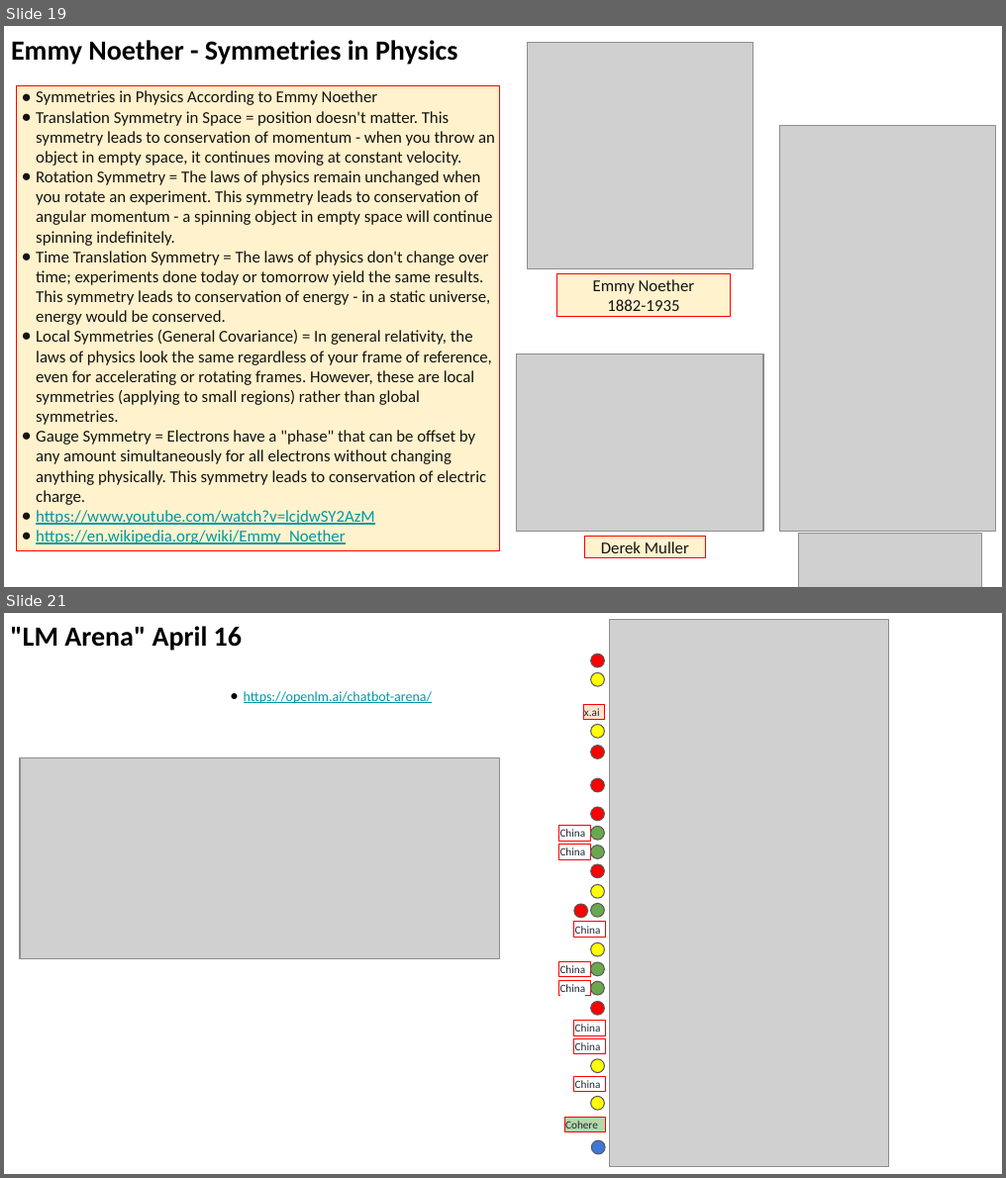
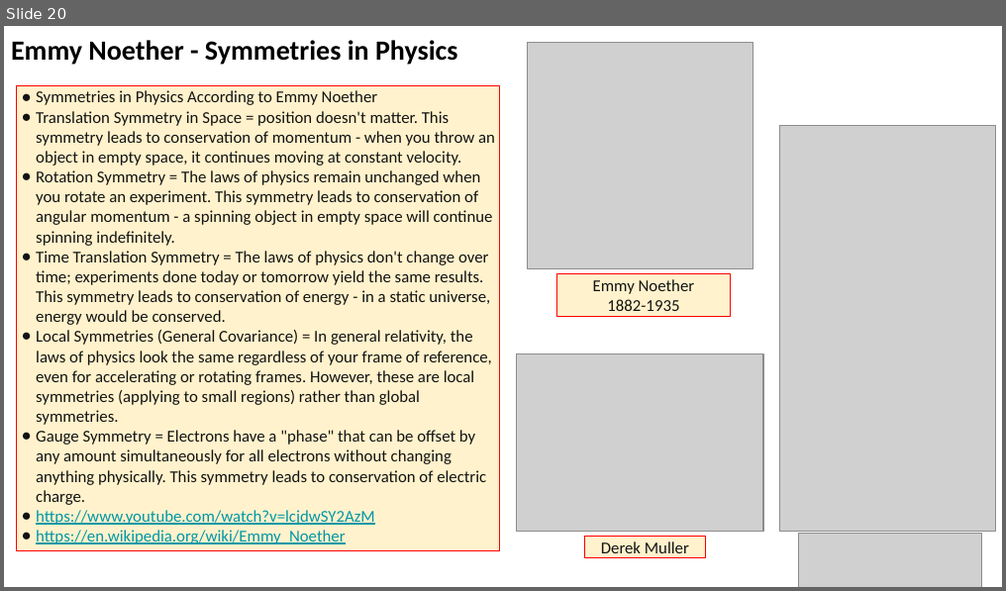
Before and after one commit to lselector/seminar, a slide deck: 2025/2025-04-18-AI-Updates.pptx. Shown one above the other, each under a label of ours: slides 19 and 21 before the commit, slide 20 after it; the slides between them are not shown. The pictures are 1006x1178 and 1006x591 pixels, drawn with LibreOffice and Linux fonts; fonts in the diff are those of the drawing; grey boxes stand for pictures. Boxes give left, top, right and bottom in pixels: in the first picture for what was removed or moved away, otherwise in the second. Text is boxed around its words. In the diff, an @@ line names an element or a change of style, - is before the commit and + after.

```diff
--- a/2025/2025-04-18-AI-Updates.pptx
+++ b/2025/2025-04-18-AI-Updates.pptx
@@ slide 21 removed at <box>4,613,1002,1174</box>, background #FFFFFF @@
@@ text removed at <box>10,626,242,651</box> @@
-"LM Arena" April 16
@@ picture removed at <box>610,619,888,1166</box> @@
@@ ellipse removed at <box>591,654,605,667</box> @@
@@ text removed at <box>244,691,432,704</box> @@
-● https://openlm.ai/chatbot-arena/
@@ ellipse removed at <box>591,672,605,687</box> @@
@@ rectangle removed at <box>583,704,604,719</box> @@
-x.ai
@@ ellipse removed at <box>591,725,605,739</box> @@
@@ picture removed at <box>20,758,499,959</box> @@
@@ ellipse removed at <box>591,746,605,760</box> @@
@@ ellipse removed at <box>591,778,605,792</box> @@
@@ ellipse removed at <box>591,807,605,821</box> @@
@@ rectangle removed at <box>558,826,590,841</box> @@
-China
@@ rectangle removed at <box>558,845,590,860</box> @@
-China
@@ ellipse removed at <box>591,827,605,841</box> @@
@@ ellipse removed at <box>591,846,605,860</box> @@
@@ ellipse removed at <box>591,864,605,878</box> @@
@@ ellipse removed at <box>574,904,588,918</box> @@
@@ ellipse removed at <box>591,884,605,898</box> @@
@@ ellipse removed at <box>591,903,605,917</box> @@
@@ rectangle removed at <box>574,921,605,937</box> @@
-China
@@ rectangle removed at <box>558,961,590,976</box> @@
-China
@@ ellipse removed at <box>591,944,605,958</box> @@
@@ ellipse removed at <box>591,962,605,976</box> @@
@@ rectangle removed at <box>558,980,590,995</box> @@
-China
@@ ellipse removed at <box>591,981,605,995</box> @@
@@ rectangle removed at <box>574,1021,605,1036</box> @@
-China
@@ ellipse removed at <box>591,1001,605,1015</box> @@
@@ rectangle removed at <box>574,1039,605,1055</box> @@
-China
@@ rectangle removed at <box>574,1077,605,1092</box> @@
-China
@@ ellipse removed at <box>591,1059,605,1073</box> @@
@@ rectangle removed at <box>564,1117,606,1132</box> @@
-Cohere
@@ ellipse removed at <box>591,1097,605,1111</box> @@
@@ ellipse removed at <box>592,1141,606,1155</box> @@
@@ what was slide 19 is now slide 20 @@
```
Also in this commit, not shown: 7 slides changed, 1 slide added.
